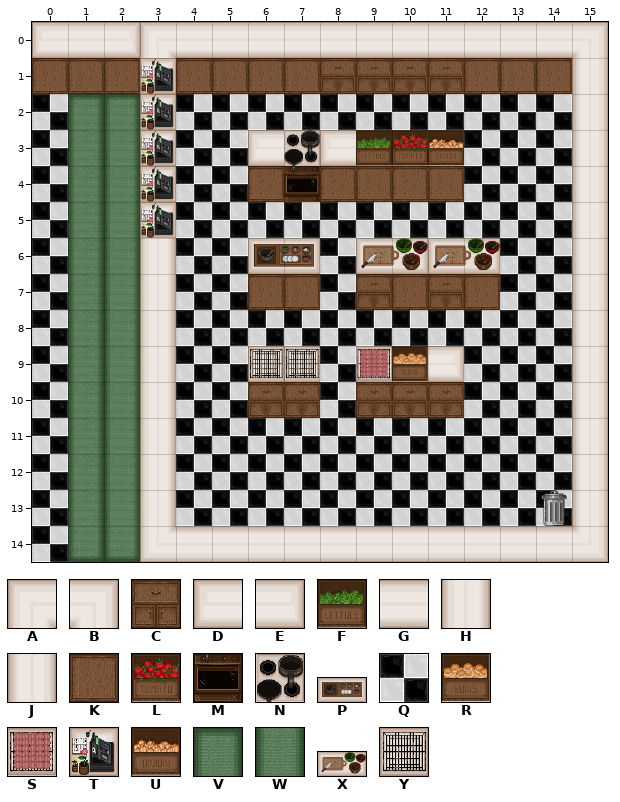
Two versions of a level (Tiled map, tests/bin/main/map/art_map/customertest.tmx). The picture above is the old version.
Cells are 64x64 px. Shown: x 0..15, y 0..14.
Key: from "art_tileset": A 0 "cnr", B 0 flipped left-right "cnr", C 1 "ctrfr", D 2 "ctrtl", E 3 "ctrtr", F 7 "lettuce", G 8 "linectr", H 8 turned 270 "linectr", J 8 turned 90 "linectr", K 11 "pln", L 13 "tomato", M 17 "ovenbotcln", N 20 "ovtopcln", P 21 "Salad_top", Q 22 "floortile", R 24 "bunsbox", S 25 "pattypile", T 26 "register", U 27 "onioncrate", V 28 "customer tile 1", W 29 "customer tile 2", X 31 "chopping", Y 33 "emptygrill".
_ is an empty cell.
Layer "Bottom Layer" before, first column x 0:
 0 ________________
 1 KKK_KKKKCCCCKKK_
 2 QVV_QQQQQQQQQQQ_
 3 QWW_QQ______QQQ_
 4 QWW_QQKMKKKKQQQ_
 5 QWW_QQQQQQQQQQQ_
 6 QWW_QQ__Q____QQ_
 7 QWW_QQKKQCKCKQQ_
 8 QWW_QQQQQQQQQQQ_
 9 QWW_QQ__Q___QQQ_
10 QWW_QQCCQCCCQQQ_
11 QWW_QQQQQQQQQQQ_
12 QWW_QQQQQQQQQQQ_
Layer "Top Layer" before, first column x 0:
 0 DGEAGGGGGGGGGGGB
 1 ___T___________J
 2 ___T___________J
 3 ___T__DNDFLU___J
 4 ___T___________J
 5 ___T___________J
 6 ___H__P__X_X___J
 7 ___H___________J
 8 ___H___________J
 9 ___H__YY_SRE___J
10 ___H___________J
11 ___H___________J
After:
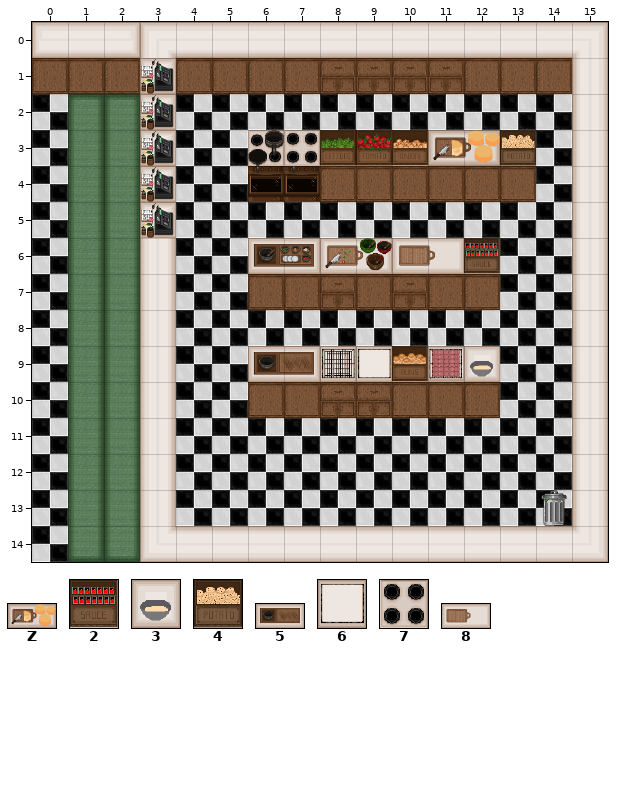
Further tiles: from "art_tileset": Z 34 "cheese_station", 2 35 "sauce-station", 3 36 "dough_station", 4 37 "PotatoStation", 5 38 "Empty_prep", 6 39 "Empty_grill", 7 40 "empty_frying", 8 41 "Cutting_empty".
Diff:
Layer "Bottom Layer":
y 3: x 12..13 QQ -> __
y 4: x 6 K -> M; x 12..13 QQ -> KK
y 6: x 8 Q -> _
y 7: x 8..11 QCKC -> CKCK
y 9: x 8 Q -> _; x 12 Q -> _
y 10: x 6..8 CCQ -> KKC; x 10..12 CCQ -> KKK
Layer "Top Layer":
y 3: x 6..11 DNDFLU -> N7FLUZ; x 13 _ -> 4
y 6: x 8..12 _X_X_ -> X_8_2
y 9: x 6..9 YY_S -> 5_Y6; x 11..12 E_ -> S3
Changed places in both pictures, as pixel boxes (x1, y1, x2, y2):
changed: (248, 130, 536, 202)
changed: (320, 238, 500, 310)
changed: (248, 346, 500, 418)
